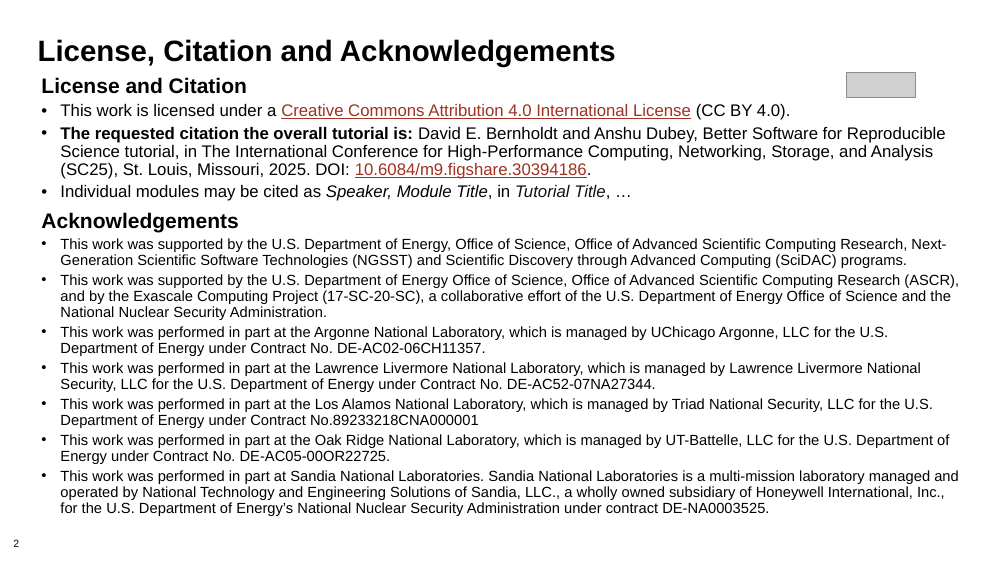
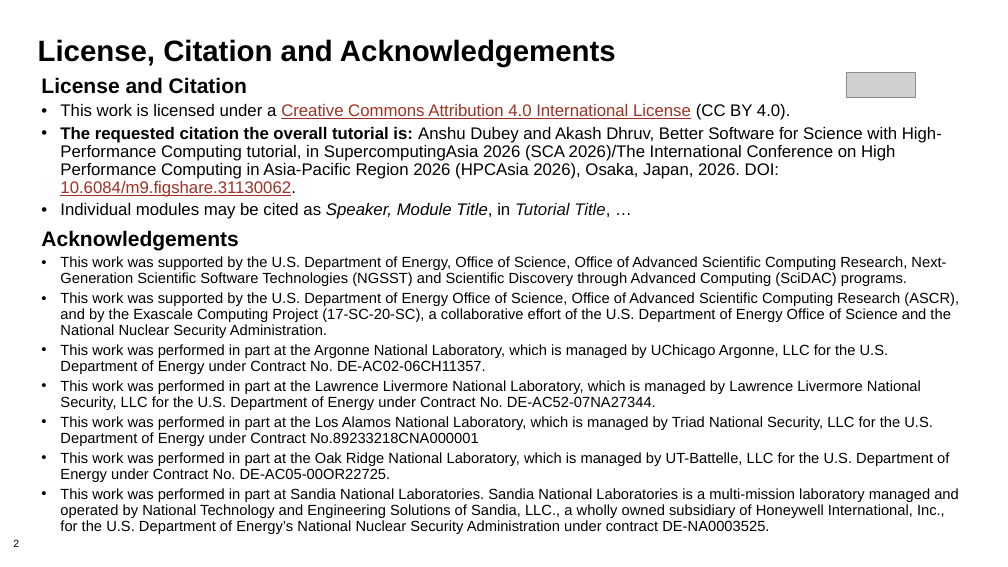
Before and after one commit to bssw-tutorial/presentations, a slide deck: slide 2 of intro.pptx. Drawn at 1008x567 pixels with LibreOffice and Linux fonts; fonts in the diff are those of the drawing; grey boxes stand for pictures. Boxes give left, top, right and bottom in pixels: in the first picture for what was removed or moved away, otherwise in the second. Text is boxed around its words. In the diff, an @@ line names an element or a change of style, - is before the commit and + after.

Commit message:
License, title page, and other updates

```diff
--- a/intro.pptx
+++ b/intro.pptx
@@ text at <box>60,127,942,197</box>: text changed @@
-• The requested citation the overall tutorial is: David E. Bernholdt and Anshu Dubey, Better Software for Reproducible Science tutorial, in The International Conference for High-Performance Computing, Networking, Storage, and Analysis (SC25), St. Louis, Missouri, 2025. DOI: 10.6084/m9.figshare.30394186.
+• The requested citation the overall tutorial is: Anshu Dubey and Akash Dhruv, Better Software for Science with High-Performance Computing tutorial, in SupercomputingAsia 2026 (SCA 2026)/The International Conference on High Performance Computing in Asia-Pacific Region 2026 (HPCAsia 2026), Osaka, Japan, 2026. DOI: 10.6084/m9.figshare.31130062.
```
Also in this commit, not shown: 3 other slides changed, 6 other files.
